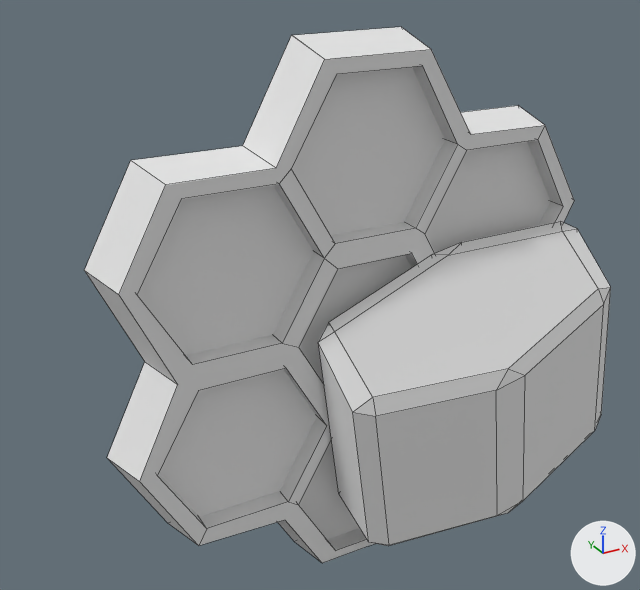
Before and after pictures for a commit that changed the FBX model environment/wooden_icon/icon_wax_and_honey.fbx.
Camera for both pictures: a camera (50 mm lens) standing at (-0.269, -0.452, 0.247) and looking at (-0.014, 0.011, 0.016). Every picture has the same lights, and +X, +Y and +Z are marked at lower right. Mesh edges are drawn as thin lines.

Names of what the first picture shows: 'icon_honey', 'icon_wax'.
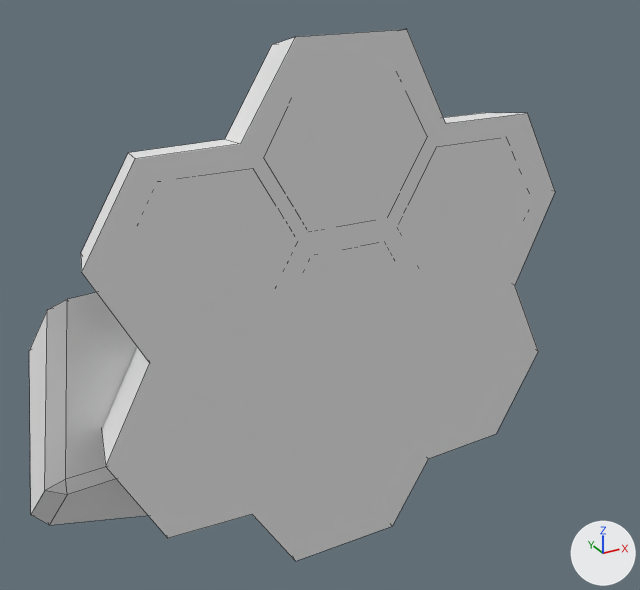
Commit message: new icons

Where the change shows, as pixel boxes (x1, y1, x2, y2) in the pictures (640 x 590 px):
```json
{"object": "icon_honey", "change": "mesh turned, moved", "before": [84, 27, 574, 563], "after": [81, 29, 555, 561]}
{"object": "icon_wax", "change": "reshaped, moved", "before": [318, 223, 611, 546], "after": [29, 293, 147, 525]}
```

The change, as JSON lines over the scene's bpy script:
```json
{"block": "me_cylinder_001", "where": "me_cylinder_001.from_pydata(...)  # 36 vertices, 38 faces; spans x -0.116..0.116, y -0.04..0.008, z -0.099..0.101"}
{"block": "me_cylinder_001", "where": "# used by ob_icon_wax; location = (0.0762, -0.0354, -0.0497)"}
{"block": "me_cylinder_001", "change": "me_cylinder_001 part 2: the whole mesh is multiplied about the mesh origin by the matrix ((-0.999, -0.002, -0.041), (0.002, -1.0, 0.0), (-0.041, 0.0, 0.999))"}
{"block": "me_circle_002", "where": "me_circle_002.from_pydata(...)  # 141 vertices, 67 faces; spans x -0.166..0.167, y -0.031..0.01, z -0.176..0.179"}
{"block": "me_circle_002", "where": "# used by ob_icon_honey; location = (0.0019, 0.0007, 0.002)"}
{"block": "me_circle_002", "change": "me_circle_002 part 1: the whole mesh is turned 179.9 degrees about the z axis through the mesh origin"}
{"op": "set", "path": "ob_icon_wax.location", "old": "(0.0762, -0.0354, -0.0497)", "new": "(-0.0919, 0.036, -0.0587)"}
{"op": "set", "path": "ob_icon_honey.location", "old": "(0.0019, 0.0007, 0.002)", "new": "(-0.0011, 0.0007, 0.002)"}
```
